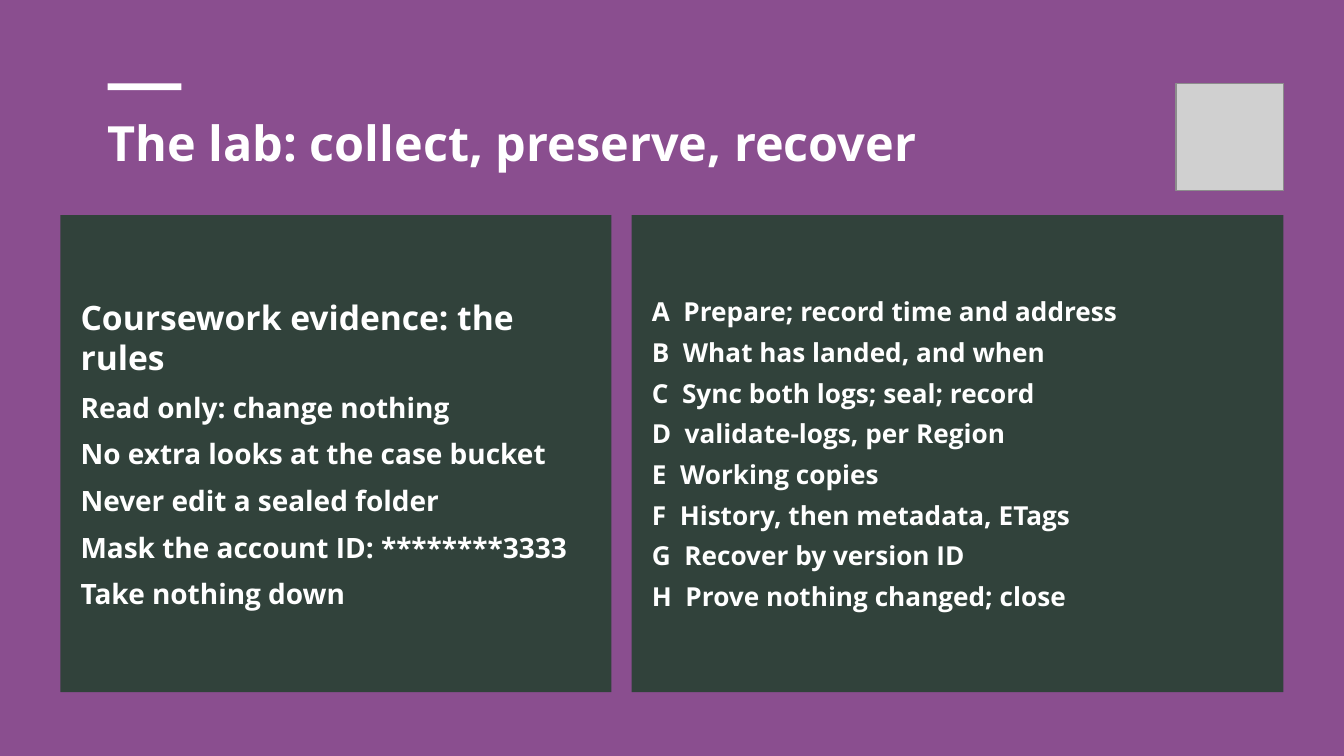
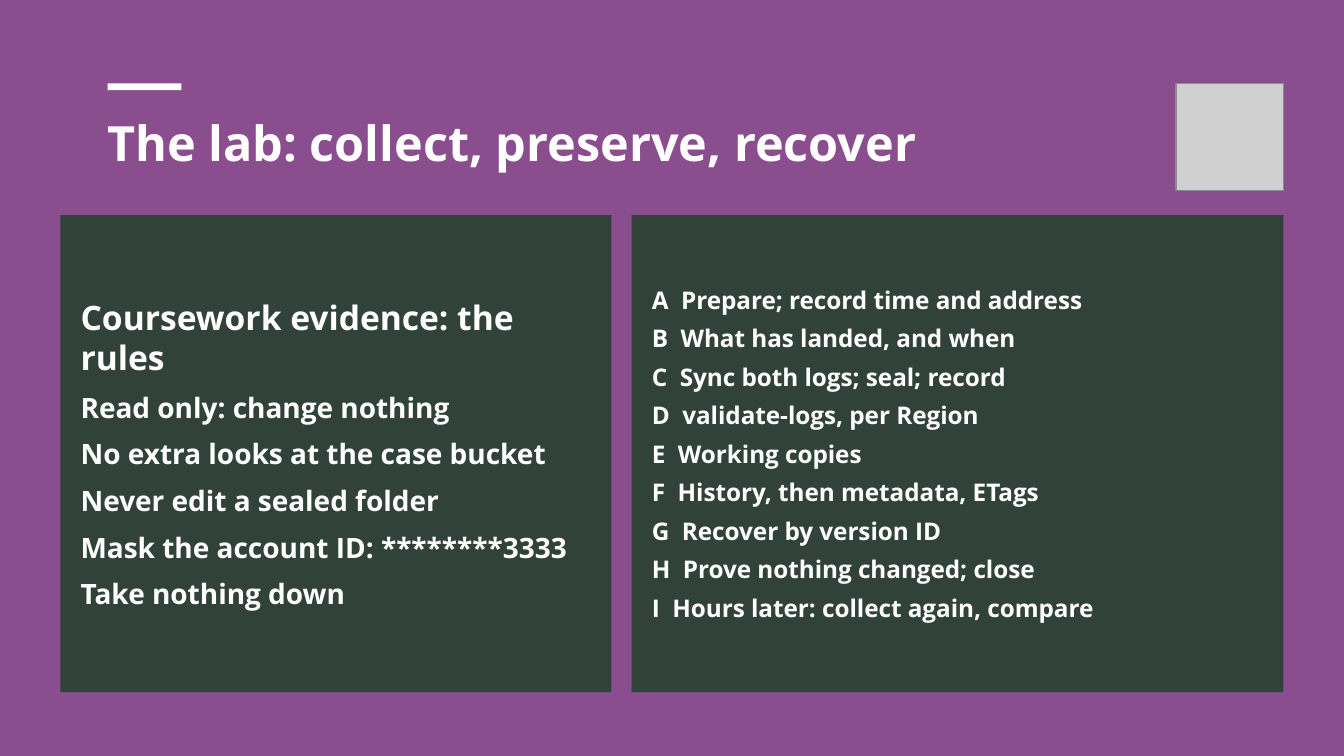
Before and after one commit to nirangadh/BScEHNS-Data-Recovery-and-Advanced-Digital-Forensic-Analysis, a slide deck: slide 16 of sessions/s12/slides/s12-cloud-collection.pptx. Drawn at 1344x756 pixels with LibreOffice and Linux fonts; fonts in the diff are those of the drawing; grey boxes stand for pictures. Boxes give left, top, right and bottom in pixels: in the first picture for what was removed or moved away, otherwise in the second. Text is boxed around its words. In the diff, an @@ line names an element or a change of style, - is before the commit and + after.

```diff
--- a/sessions/s12/slides/s12-cloud-collection.pptx
+++ b/sessions/s12/slides/s12-cloud-collection.pptx
@@ text at [652, 290, 1082, 584]: size 14 to 13 pt in "A Prepare; record time and address", "B What has landed, and when", "C Sync both logs; seal; record", "D validate-logs, per Region" and 4 more places @@
@@ text at [652, 598, 1093, 623]: paragraph added @@
+I Hours later: collect again, compare
```
Also in this commit, not shown: 2 other slides changed, 2 other files.
